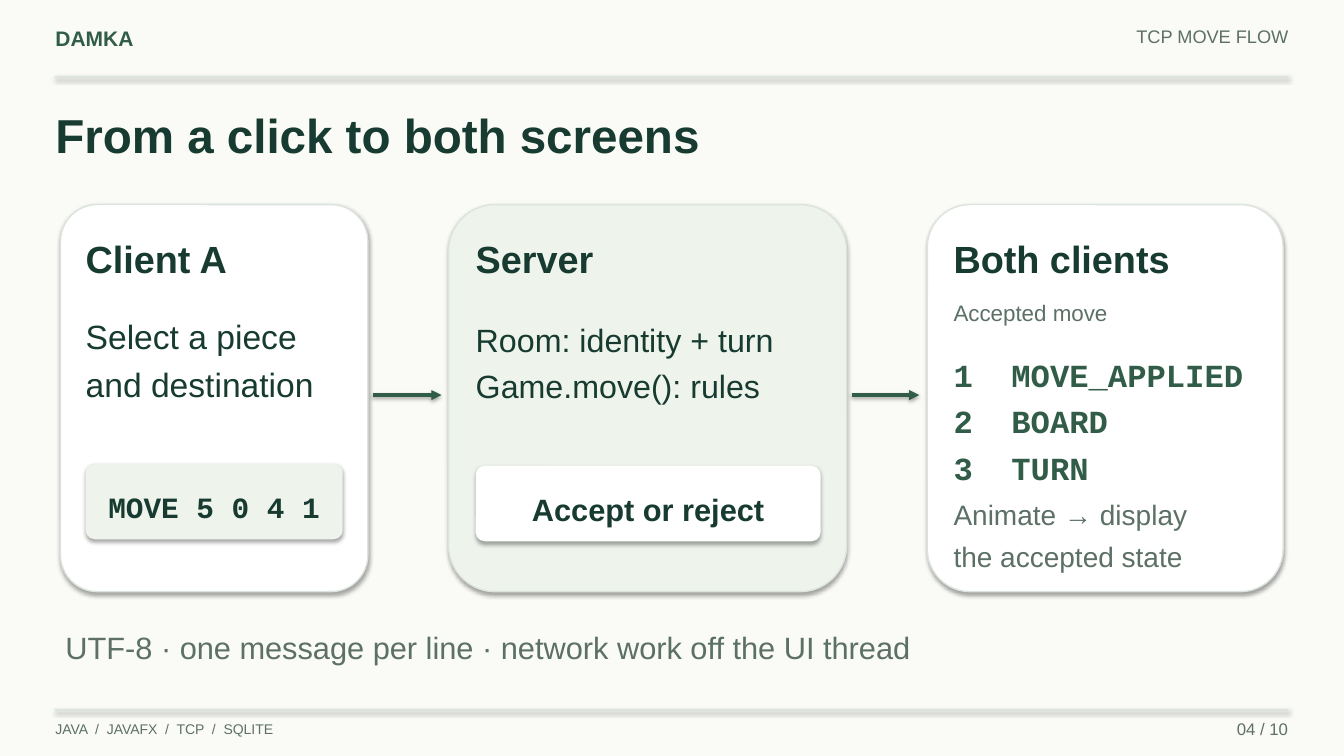
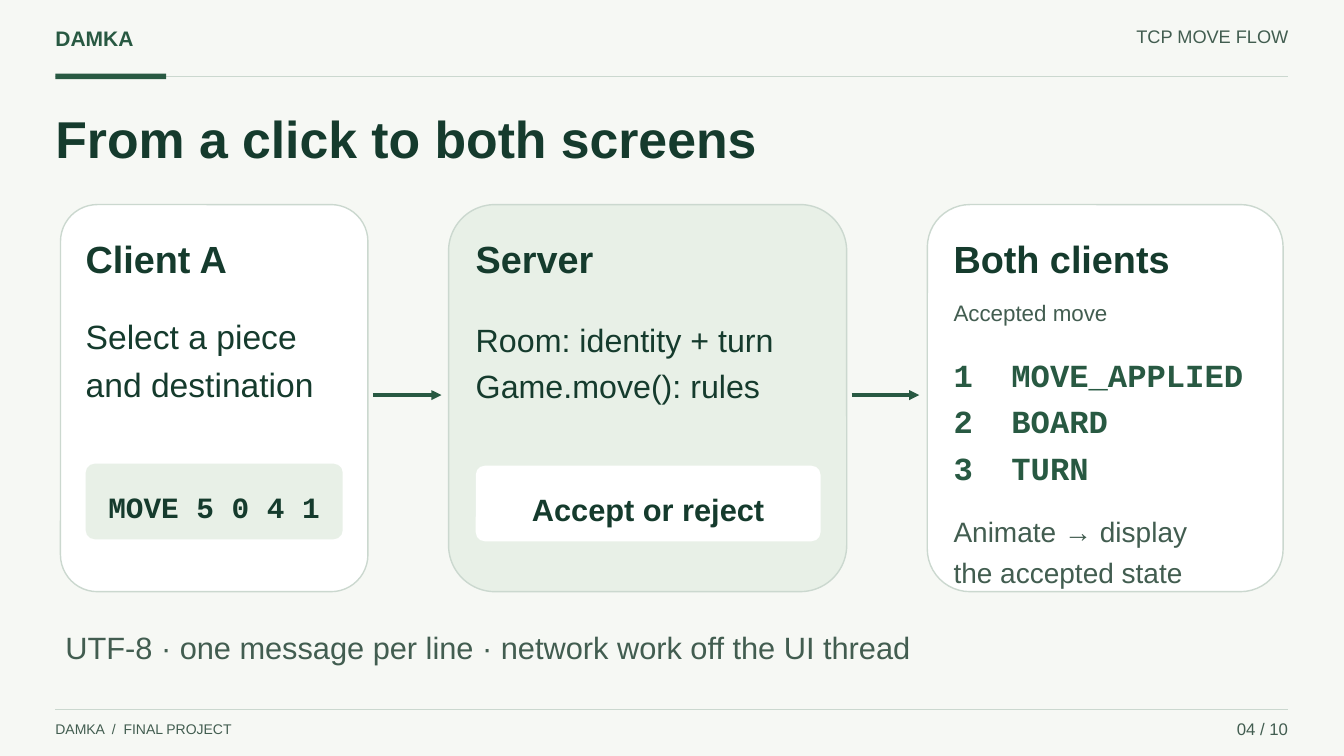
Before and after one commit to MuthannaFrhat/damka-game, a slide deck: slide 4 of docs/presentation/Damka_Presentation.pptx. Drawn at 1344x756 pixels with LibreOffice and Linux fonts; fonts in the diff are those of the drawing. Boxes give left, top, right and bottom in pixels: in the first picture for what was removed or moved away, otherwise in the second. Text is boxed around its words. In the diff, an @@ line names an element or a change of style, - is before the commit and + after.

Commit message:
Polish presentation design and update closing slides

```diff
--- a/docs/presentation/Damka_Presentation.pptx
+++ b/docs/presentation/Damka_Presentation.pptx
@@ background #FAFAF7 to #F6F8F4 @@
@@ line (55, 77) - (1289, 77): stroke #DCE5DD 1.4 pt to #CBD8CF 1 pt @@
@@ rectangle added at box(55, 74, 166, 80), fill #285942 @@
@@ text "From a click to both ..." at box(55, 120, 757, 159): size 34 to 37 pt, text colour #173B30 to #153B2D @@
@@ rounded rectangle at box(60, 205, 368, 592): outline #DCE5DD 1 pt to #CBD8CF 1 pt; shadow off @@
@@ rounded rectangle at box(449, 205, 847, 592): fill #EEF3EC to #E8F0E7; outline #DCE5DD 1 pt to #CBD8CF 1 pt; shadow off @@
@@ rounded rectangle at box(928, 205, 1284, 592): outline #DCE5DD 1 pt to #CBD8CF 1 pt; shadow off @@
@@ arrow (373, 395) - (442, 395): stroke #315C48 2.4 pt to #285942 2.4 pt @@
@@ arrow (852, 395) - (920, 395): stroke #315C48 2.4 pt to #285942 2.4 pt @@
@@ rounded rectangle at box(86, 464, 343, 539): fill #EEF3EC to #E8F0E7; shadow off @@
@@ rounded rectangle at box(476, 466, 821, 541): shadow off @@
@@ text colour #5C7066 to #425D50 in 5 elements at box(1136, 30, 1288, 43), box(1237, 723, 1288, 735), box(954, 304, 1108, 326), box(65, 636, 910, 665), box(954, 521, 1187, 588) @@
@@ text "Animate → display": place and size @@
-text "Animate → display" at box(954, 504, 1187, 572)
+text "Animate → display" at box(954, 521, 1187, 588)
@@ line (55, 710) - (1289, 710): stroke #DCE5DD 1.4 pt to #CBD8CF 0.8 pt @@
@@ text at box(55, 724, 231, 734): text changed; text colour #5C7066 to #425D50 @@
-JAVA / JAVAFX / TCP / SQLITE
+DAMKA / FINAL PROJECT
```
Also in this commit, not shown: 8 other slides changed, 1 slide added, 1 slide removed, 4 other files.
